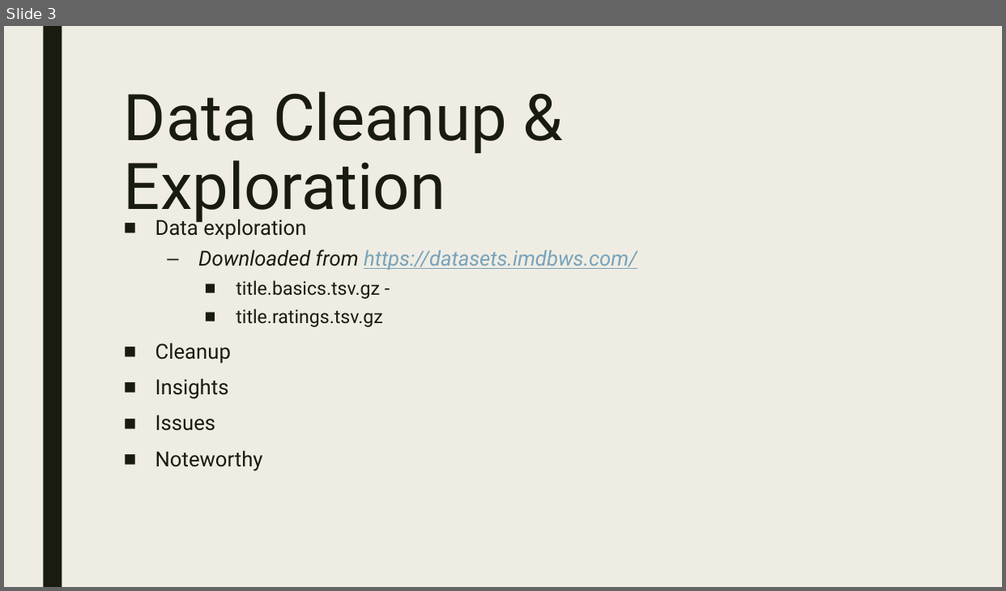
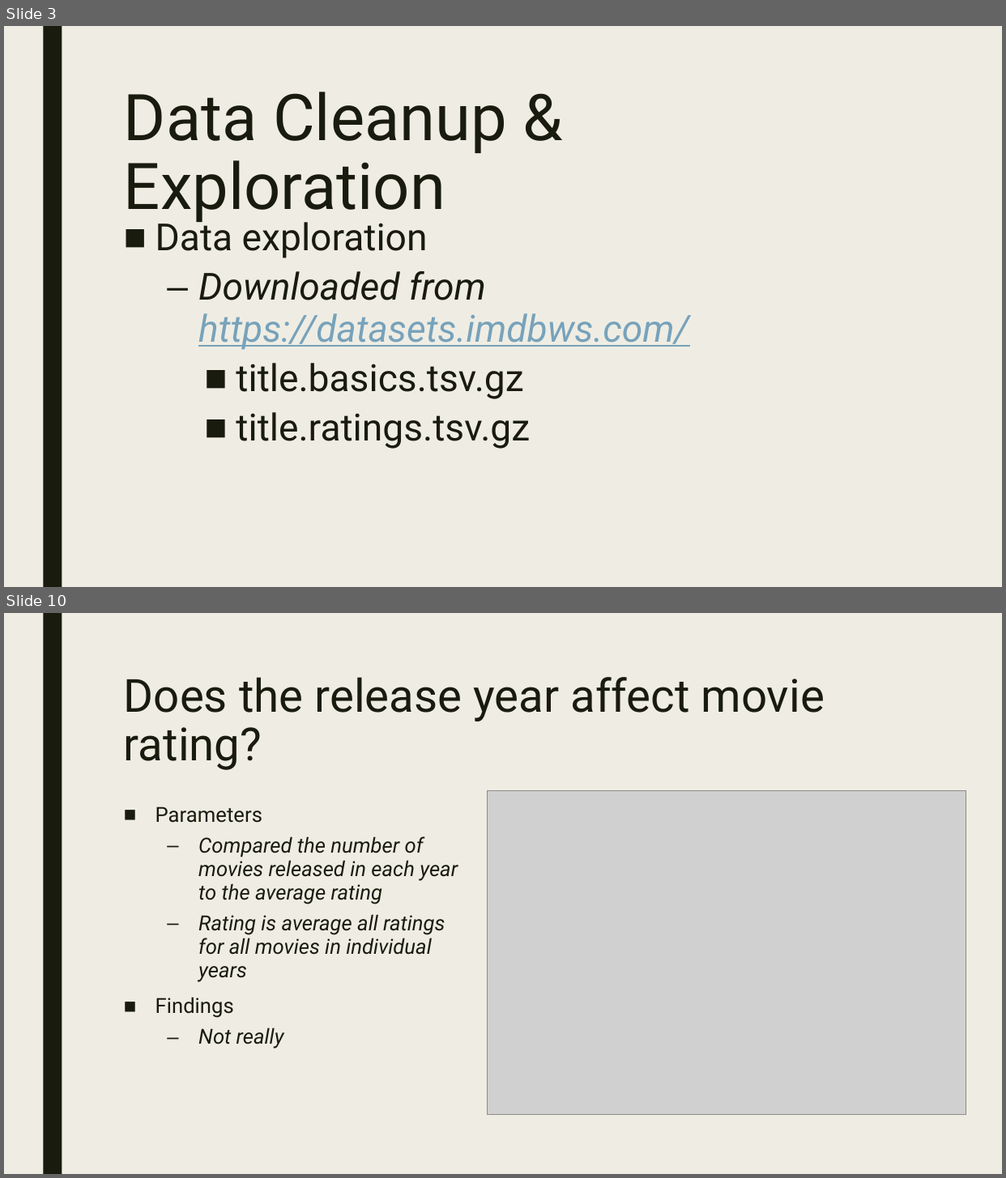
Before and after one commit to Zannyo/data-project-1, a slide deck: Presentation.pptx. Shown one above the other, each under a label of ours: slide 3 before the commit, slides 3 and 10 after it; the slides between them are not shown. The pictures are 1006x591 and 1006x1178 pixels, drawn with LibreOffice and Linux fonts; fonts in the diff are those of the drawing; grey boxes stand for pictures. Boxes give left, top, right and bottom in pixels: in the first picture for what was removed or moved away, otherwise in the second. Text is boxed around its words. In the diff, an @@ line names an element or a change of style, - is before the commit and + after.

```diff
--- a/Presentation.pptx
+++ b/Presentation.pptx
@@ slide 10 added at box(4, 613, 1002, 1174), background #EFEDE3; not listed: 1 template element that a slide beside it also shows @@
@@ title added at box(124, 677, 825, 770), 44 pt, text #191B0E @@
+Does the release year affect movie rating?
@@ text added at box(155, 807, 458, 1049), 20 pt, text #191B0E, italic @@
+■ Parameters
+  – Compared the number of movies released in each year to the average rating
+  – Rating is average all ratings for all movies in individual years
+■ Findings
+  – Not really
@@ picture added at box(488, 791, 967, 1115) @@
@@ slide 3 changed as well @@
@@ text at box(155, 216, 689, 449): size 20 to 36 pt in "Data exploration", "Downloaded from https://datasets.imdbws.com/"; size 18 to 36 pt in "title.ratings.tsv.gz" @@
@@ text at box(155, 343, 263, 472): paragraphs removed @@
-■ Cleanup
-■ Insights
-■ Issues
-■ Noteworthy
@@ text at box(236, 363, 523, 399): text changed; size 18 to 36 pt @@
-    ■ title.basics.tsv.gz -
+    ■ title.basics.tsv.gz
```
Also in this commit, not shown: 4 other slides changed, 23 other slides added, 1 slide removed, 2 other files.
